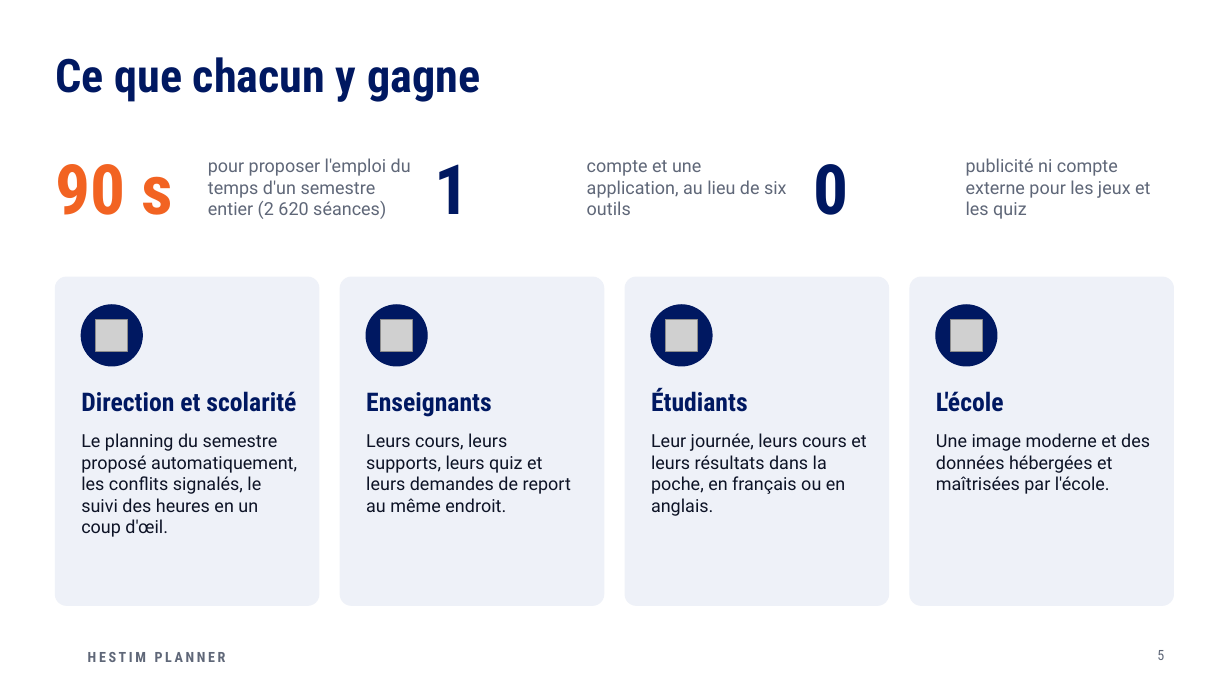
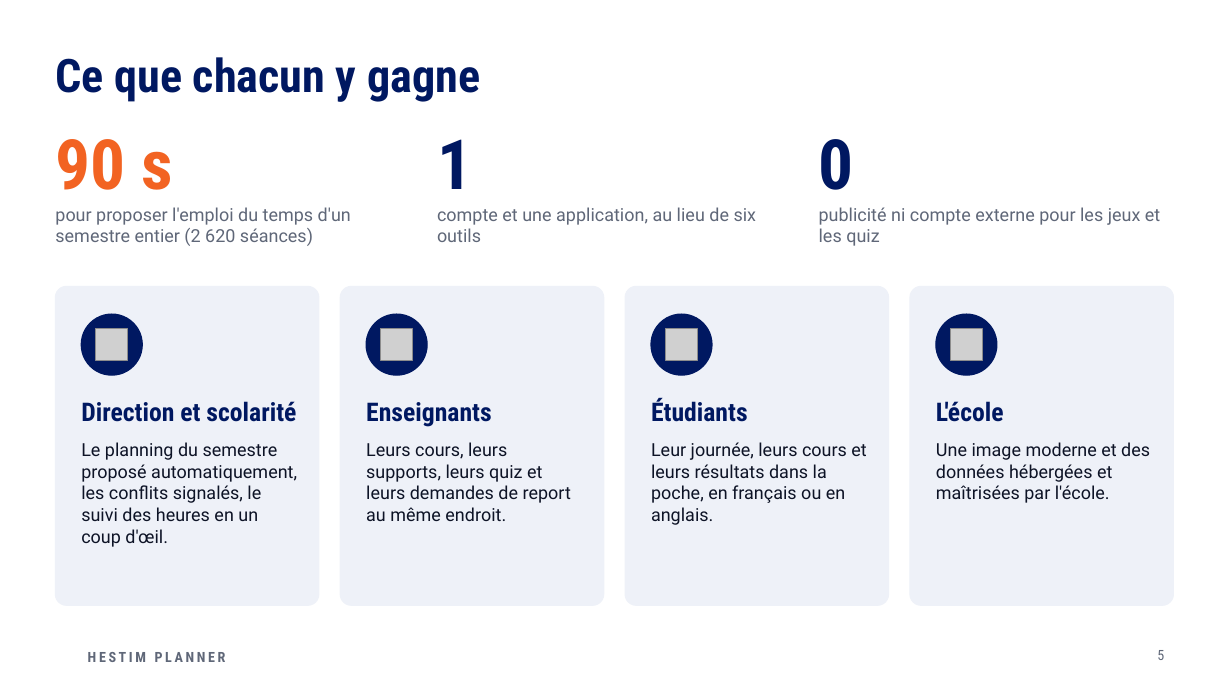
Before and after one commit to Claude20022002/plan_B_projet_PACTE, a slide deck: slide 5 of docs/presentation/HESTIM-Planner-presentation.pptx. Drawn at 1232x693 pixels with LibreOffice and Linux fonts; fonts in the diff are those of the drawing; grey boxes stand for pictures; background and template pictures are left out. Boxes give left, top, right and bottom in pixels: in the first picture for what was removed or moved away, otherwise in the second. Text is boxed around its words. In the diff, an @@ line names an element or a change of style, - is before the commit and + after.

Commit message:
feat: Mettre à jour la présentation HESTIM Planner et améliorer la gestion des données dans l'application mobile

```diff
--- a/docs/presentation/HESTIM-Planner-presentation.pptx
+++ b/docs/presentation/HESTIM-Planner-presentation.pptx
@@ text "90 s": place and size @@
-text "90 s" at box(55, 164, 172, 215)
+text "90 s" at box(55, 139, 172, 190)
@@ text "1": place and size @@
-text "1" at box(434, 164, 469, 214)
+text "1" at box(437, 139, 472, 189)
@@ text "0": place and size @@
-text "0" at box(813, 164, 848, 215)
+text "0" at box(819, 139, 854, 190)
@@ vertical alignment middle to top in 3 elements at box(819, 207, 1160, 246), box(437, 207, 757, 242), box(55, 207, 351, 246) @@
@@ text "pour proposer l'emploi du temps ...": place and size @@
-text "pour proposer l'emploi du temps ..." at box(208, 158, 411, 219)
+text "pour proposer l'emploi du temps ..." at box(55, 207, 351, 246)
@@ text "compte et une application, au ...": place and size @@
-text "compte et une application, au ..." at box(587, 160, 787, 215)
+text "compte et une application, au ..." at box(437, 207, 757, 242)
@@ text "publicité ni compte externe pour ...": place and size @@
-text "publicité ni compte externe pour ..." at box(966, 158, 1150, 219)
+text "publicité ni compte externe pour ..." at box(819, 207, 1160, 246)
@@ rounded rectangle: place and size @@
-rounded rectangle at box(55, 277, 319, 605)
+rounded rectangle at box(55, 287, 319, 605)
@@ rounded rectangle: place and size @@
-rounded rectangle at box(340, 277, 604, 605)
+rounded rectangle at box(340, 287, 604, 605)
@@ rounded rectangle: place and size @@
-rounded rectangle at box(626, 277, 889, 605)
+rounded rectangle at box(626, 287, 889, 605)
@@ rounded rectangle: place and size @@
-rounded rectangle at box(910, 277, 1174, 605)
+rounded rectangle at box(910, 287, 1174, 605)
@@ 8 texts, 4 pictures, 4 ellipses: place and size @@
-8 texts, 4 pictures, 4 ellipses at box(81, 305, 1150, 537)
+8 texts, 4 pictures, 4 ellipses at box(81, 314, 1150, 547)
```
Also in this commit, not shown: 2 other slides changed, 5 other files.
